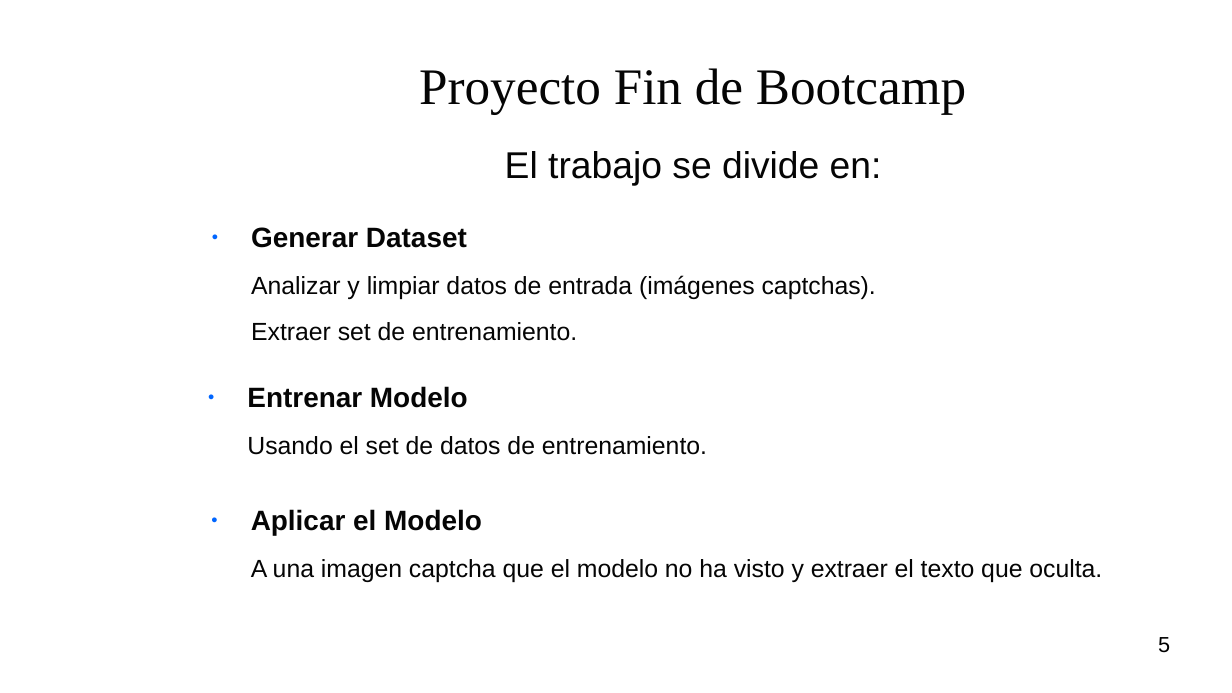
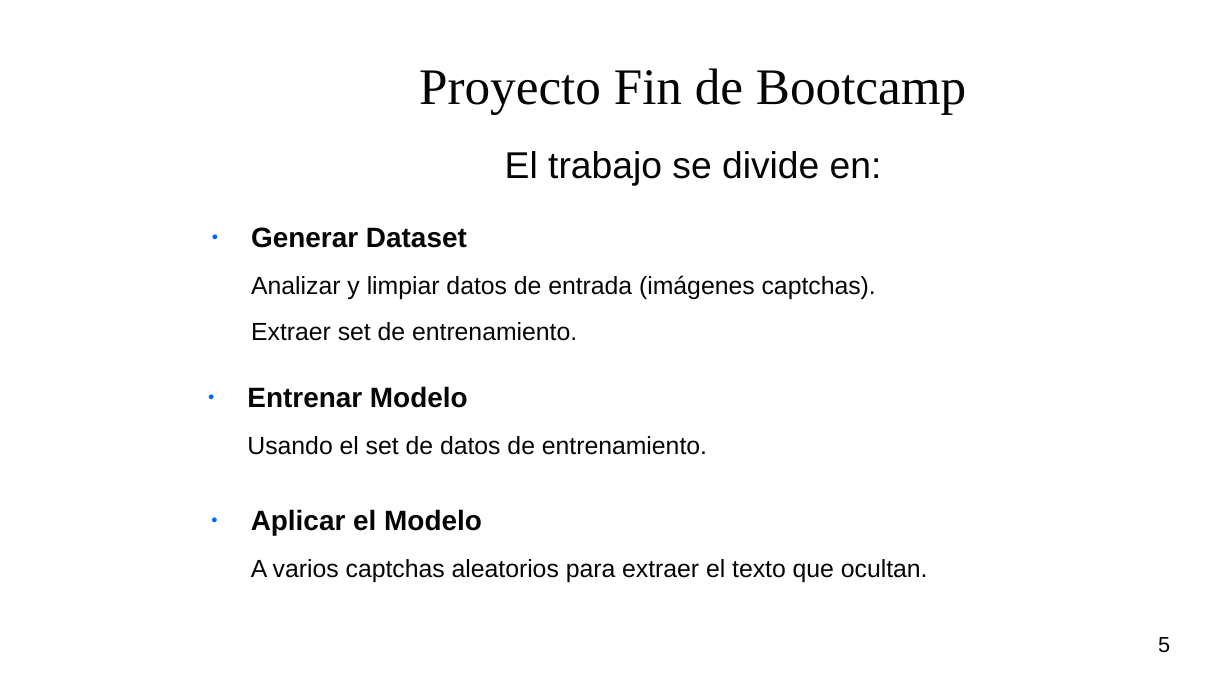
Before and after one commit to rfminguez/w8-proyecto_final-rompe_captcha, a slide deck: slide 5 of Presentacion/presentacion.odp. Drawn at 1232x693 pixels with LibreOffice and Linux fonts; fonts in the diff are those of the drawing; background and template pictures are left out. Boxes give left, top, right and bottom in pixels: in the first picture for what was removed or moved away, otherwise in the second. Text is boxed around its words. In the diff, an @@ line names an element or a change of style, - is before the commit and + after.

```diff
--- a/Presentacion/presentacion.odp
+++ b/Presentacion/presentacion.odp
@@ text at box(251, 559, 928, 582): text changed @@
-A una imagen captcha que el modelo no ha visto y extraer el texto que oculta.
+A varios captchas aleatorios para extraer el texto que ocultan.
```
Also in this commit, not shown: 1 other slide changed.
